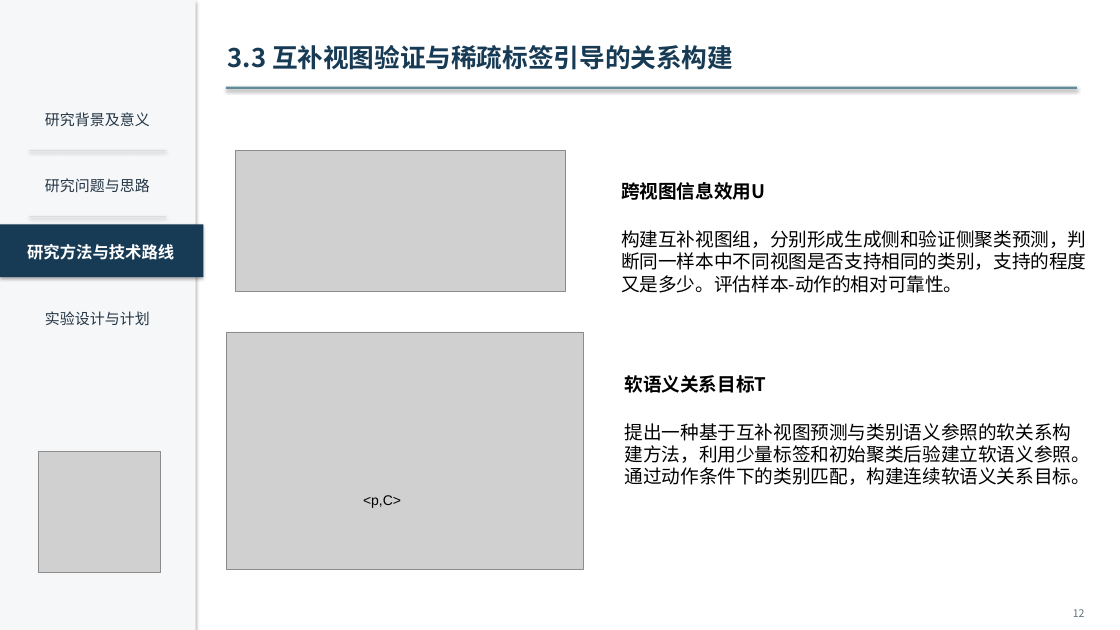
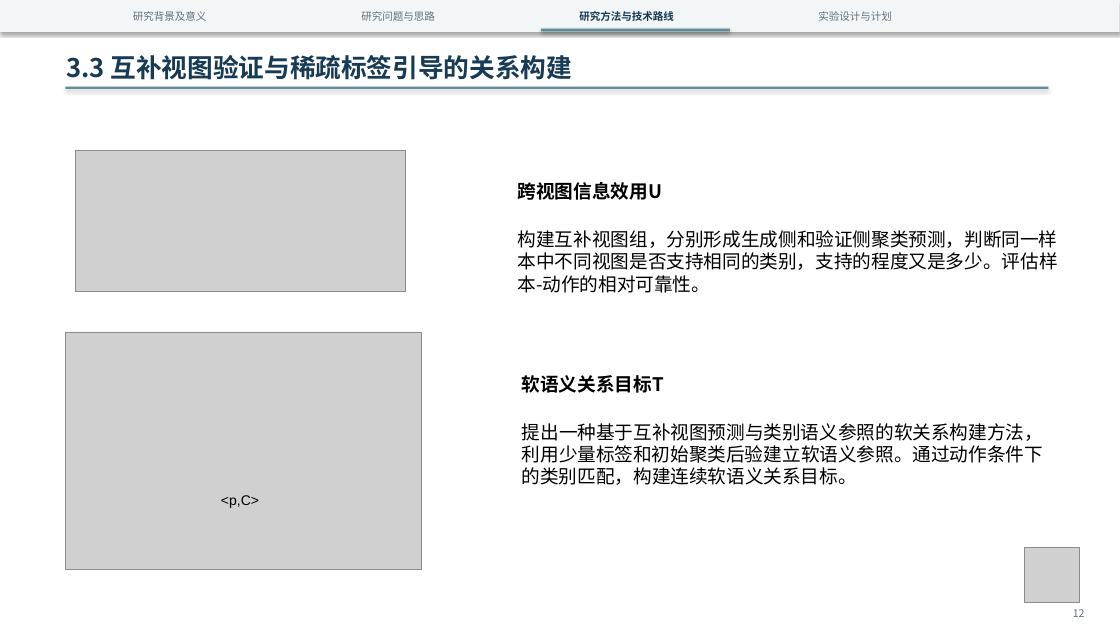
Before and after one commit to wangyi-ui/BONE, a slide deck: slide 12 of presentations/proposal_academic_redesign.pptx. Drawn at 1120x630 pixels with LibreOffice and Linux fonts; fonts in the diff are those of the drawing; grey boxes stand for pictures. Boxes give left, top, right and bottom in pixels: in the first picture for what was removed or moved away, otherwise in the second. Text is boxed around its words. In the diff, an @@ line names an element or a change of style, - is before the commit and + after.

Commit message:
Rework proposal deck layout and add PDF preview

```diff
--- a/presentations/proposal_academic_redesign.pptx
+++ b/presentations/proposal_academic_redesign.pptx
@@ rectangle removed at bbox=[0, 0, 196, 630] @@
@@ rectangle added at bbox=[0, 0, 1120, 32], fill #F3F6F7 @@
@@ text "研究背景及意义": place and size @@
-text "研究背景及意义" at bbox=[45, 112, 150, 127]
+text "研究背景及意义" at bbox=[133, 11, 207, 21]
@@ text "研究问题与思路": place and size @@
-text "研究问题与思路" at bbox=[45, 178, 150, 192]
+text "研究问题与思路" at bbox=[361, 11, 435, 21]
@@ text "研究方法与技术路线": place and size @@
-text "研究方法与技术路线" at bbox=[27, 244, 174, 260]
+text "研究方法与技术路线" at bbox=[579, 11, 674, 21]
@@ text "研究方法与技术路线" at bbox=[579, 11, 674, 21]: size 14 to 9 pt, text colour #FFFFFF to #183B55 @@
@@ rectangle: place and size @@
-rectangle at bbox=[0, 224, 203, 277]
+rectangle at bbox=[541, 29, 730, 32]
@@ rectangle at bbox=[541, 29, 730, 32]: fill #183B55 to #5F8C96 @@
@@ size 12.8 to 9 pt, text colour #253646 to #60717D in 3 elements at bbox=[133, 11, 207, 21], bbox=[361, 11, 435, 21], bbox=[818, 11, 892, 21] @@
@@ text "实验设计与计划": place and size @@
-text "实验设计与计划" at bbox=[45, 311, 150, 325]
+text "实验设计与计划" at bbox=[818, 11, 892, 21]
@@ text "3.3 互补视图验证与稀疏标签引导的关系构建": place and size @@
-text "3.3 互补视图验证与稀疏标签引导的关系构建" at bbox=[228, 45, 733, 70]
+text "3.3 互补视图验证与稀疏标签引导的关系构建" at bbox=[66, 55, 572, 80]
@@ rectangle: place and size @@
-rectangle at bbox=[226, 87, 1077, 89]
+rectangle at bbox=[66, 87, 1049, 89]
@@ line removed from (29, 150) to (166, 150) @@
@@ picture: place and size @@
-picture at bbox=[235, 150, 565, 292]
+picture at bbox=[76, 150, 406, 292]
@@ text "跨视图信息效用U" rewrapped from bbox=[621, 182, 1087, 293] to bbox=[518, 182, 1058, 293] @@
@@ line removed from (29, 217) to (166, 217) @@
@@ picture: place and size @@
-picture at bbox=[227, 332, 583, 570]
+picture at bbox=[66, 332, 422, 570]
@@ text "软语义关系目标T" rewrapped from bbox=[625, 375, 1091, 485] to bbox=[522, 375, 1043, 485] @@
@@ text "<p,C>": place and size @@
-text "<p,C>" at bbox=[363, 495, 401, 508]
+text "<p,C>" at bbox=[221, 495, 259, 508]
@@ picture: place and size @@
-picture at bbox=[39, 452, 160, 573]
+picture at bbox=[1025, 548, 1080, 602]
```
Also in this commit, not shown: 18 other slides changed, 1 other file.
